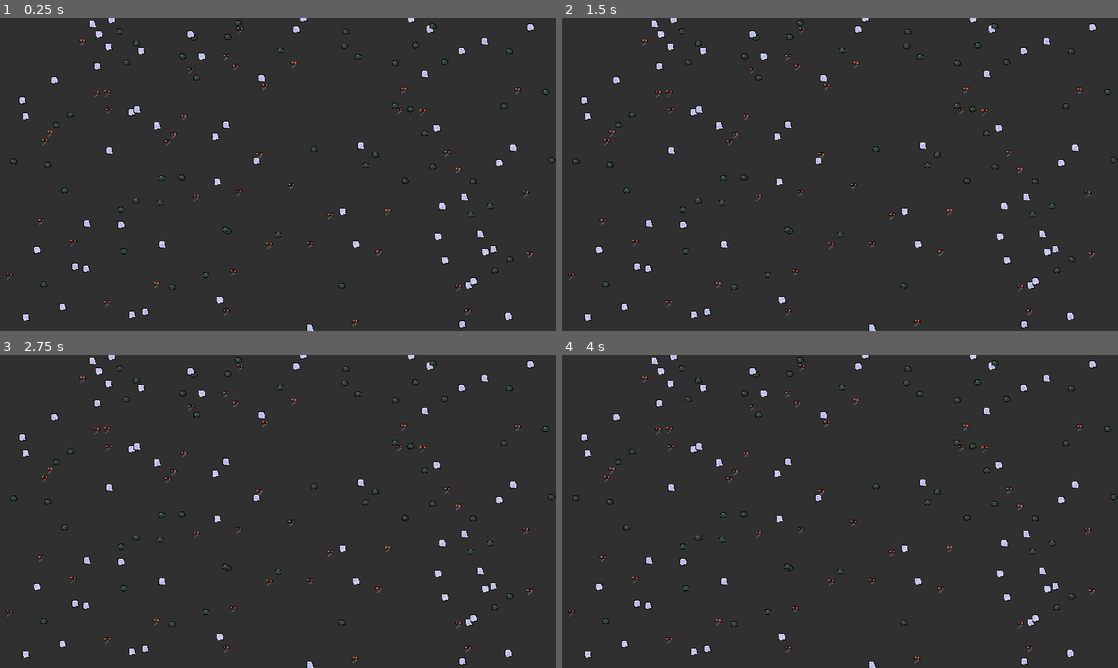
Above: before the commit, frames 1-4 (two rows, left to right).
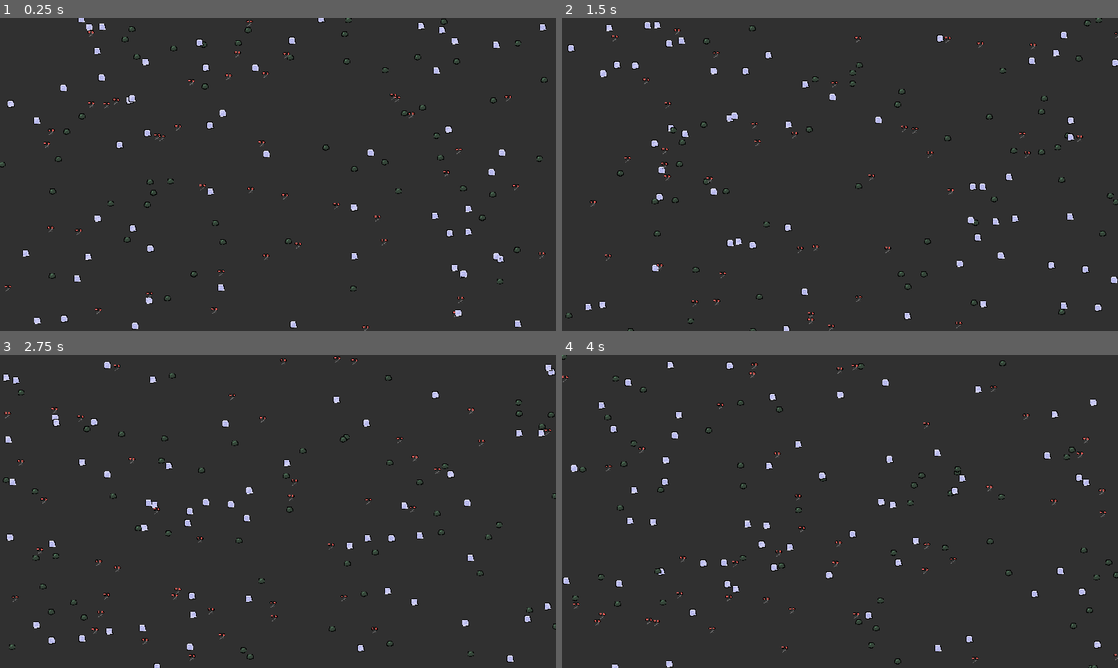
Above: after the commit, the same moments.

Repository: HiddenKendo/Godot-RPS
Game: Godot game, scene res://main.tscn
Two runs of this game, one before a commit and one after it. Both use one fixed random seed, a clock stepped at 60 frames per second and the inputs below.
Inputs:
- Up to frame 1 (0.25 s): no input
- Up to frame 2 (1.5 s): no input
- Up to frame 3 (2.75 s): no input
- Up to frame 4 (4 s): no input

The runs differ from the first frame. In frame 1, 4.6% of the frame differs, in the area x 0-100%, y 0-100%; in frame 2, 4.5%; in frame 3, 4.5%; in frame 4, 4.6%.

Commit message:
move and wrap around screen

Diff:
--- a/main.gd
+++ b/main.gd
@@ -13,7 +13,8 @@
 func spawn_player():
 	var player_instance = player_scene.instantiate()
 	add_child(player_instance)
-	player_instance.global_position = Vector2(randf() * get_viewport_rect().size.x, randf()  * get_viewport_rect().size.y)
+	player_instance.global_position = Vector2(randf() * get_viewport_rect().size.x,
+											  randf()  * get_viewport_rect().size.y)
 
 	var random_team_index: int = randi_range(0, 2)
 	player_instance.update_texture(random_team_index)
--- a/player.gd
+++ b/player.gd
@@ -1,14 +1,28 @@
-extends Node2D
+extends CharacterBody2D
 
 
 enum teams {ROCK, PAPER, SCISSORS}
 
+const SPEED = 100
 var my_team: int
 @onready var sprite_2d = $Sprite2D
 
 @onready var rock_image = preload("res://rock.png")
 @onready var paper_image = preload("res://paper.png")
 @onready var scissors_image = preload("res://scissors.png")
+
+var my_dir: Vector2
+
+
+func _ready():
+	my_dir = Vector2.RIGHT.rotated(randf_range(0, TAU))
+	velocity = my_dir * SPEED
+
+
+func _process(delta):
+	move_and_slide()
+	global_position = Vector2(wrapf(global_position.x, 0, get_viewport_rect().size.x,),
+							  wrapf(global_position.y, 0, get_viewport_rect().size.y,))
 
 
 func update_texture(team_index: int):
--- a/player.tscn
+++ b/player.tscn
@@ -3,7 +3,7 @@
 [ext_resource type="Script" path="res://player.gd" id="1_sdij2"]
 [ext_resource type="Texture2D" uid="uid://f5if3sb7qdyj" path="res://paper.png" id="1_yekxs"]
 
-[node name="Player" type="Node2D"]
+[node name="Player" type="CharacterBody2D"]
 script = ExtResource("1_sdij2")
 
 [node name="Sprite2D" type="Sprite2D" parent="."]
